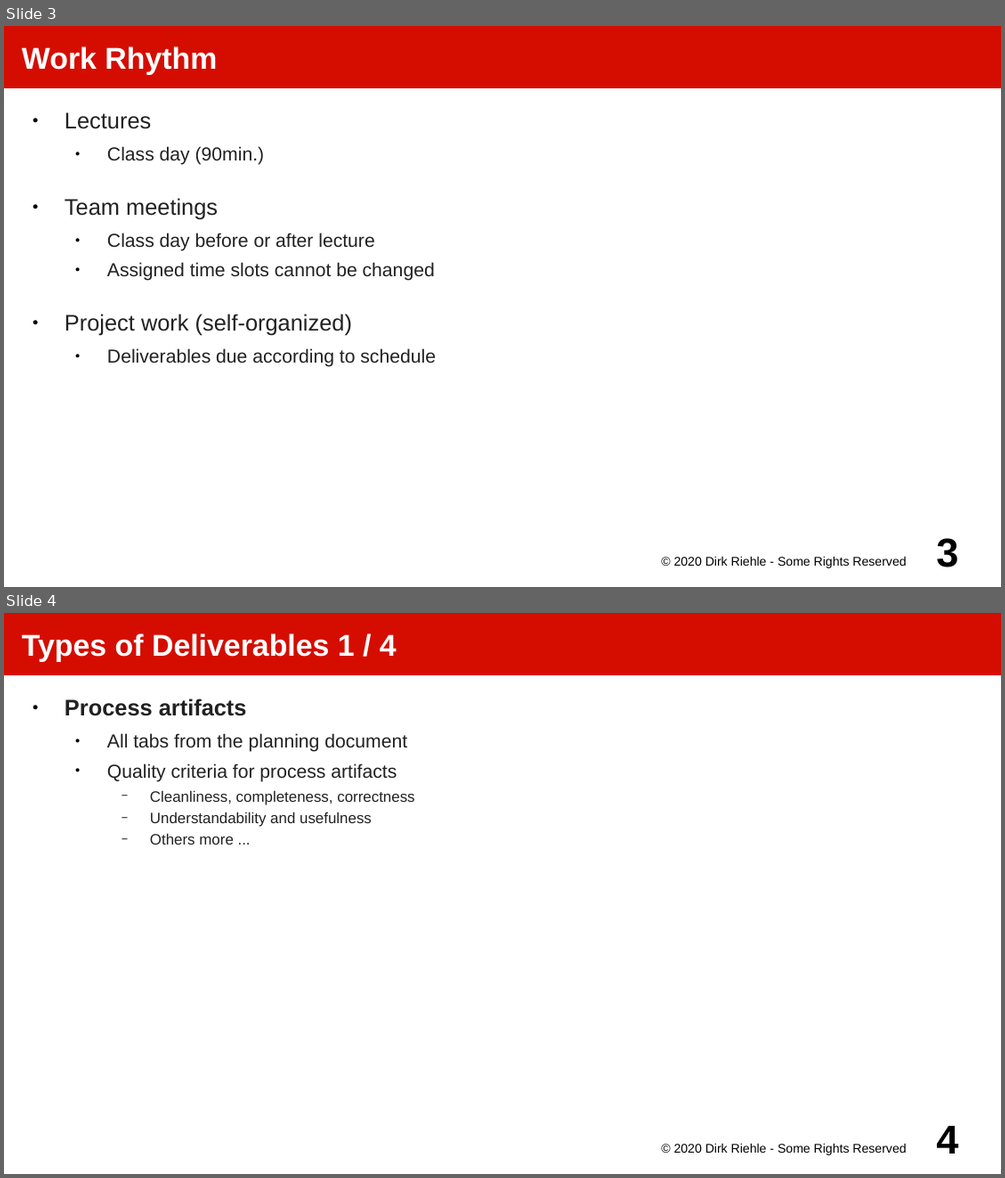
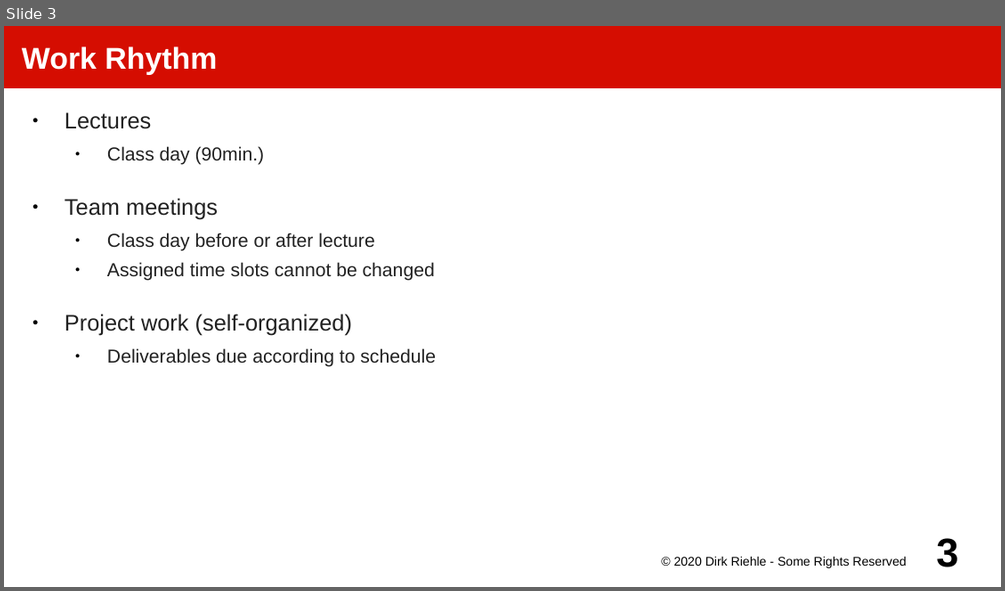
Before and after one commit to dirkriehle/amos-course, a slide deck: Lecture slides/AMOS A02 - Course Homework.odp. Shown one above the other, each under a label of ours: slides 3 and 4 before the commit, slide 3 after it. The pictures are 1005x1178 and 1005x591 pixels, drawn with LibreOffice and Linux fonts; fonts in the diff are those of the drawing. Boxes give left, top, right and bottom in pixels: in the first picture for what was removed or moved away, otherwise in the second. Text is boxed around its words. In the diff, an @@ line names an element or a change of style, - is before the commit and + after.

Commit message:
Switched deliverables to online docs

```diff
--- a/Lecture slides/AMOS A02 - Course Homework.odp
+++ b/Lecture slides/AMOS A02 - Course Homework.odp
@@ slide 4 removed at <box>4,613,1001,1174</box>, background #FFFFFF @@
@@ title removed at <box>4,613,1001,675</box> @@
-Types of Deliverables 1 / 4
@@ text removed at <box>65,698,414,844</box> @@
-● Process artifacts
-  ● All tabs from the planning document
-  ● Quality criteria for process artifacts
-    − Cleanliness, completeness, correctness
-    − Understandability and usefulness
-    − Others more ...
@@ text removed at <box>674,1143,906,1155</box> @@
-© 2020 Dirk Riehle - Some Rights Reserved
@@ page number removed at <box>936,1126,958,1153</box> @@
-4
```
Also in this commit, not shown: 2 slides changed, 19 other slides removed, 33 other files.
